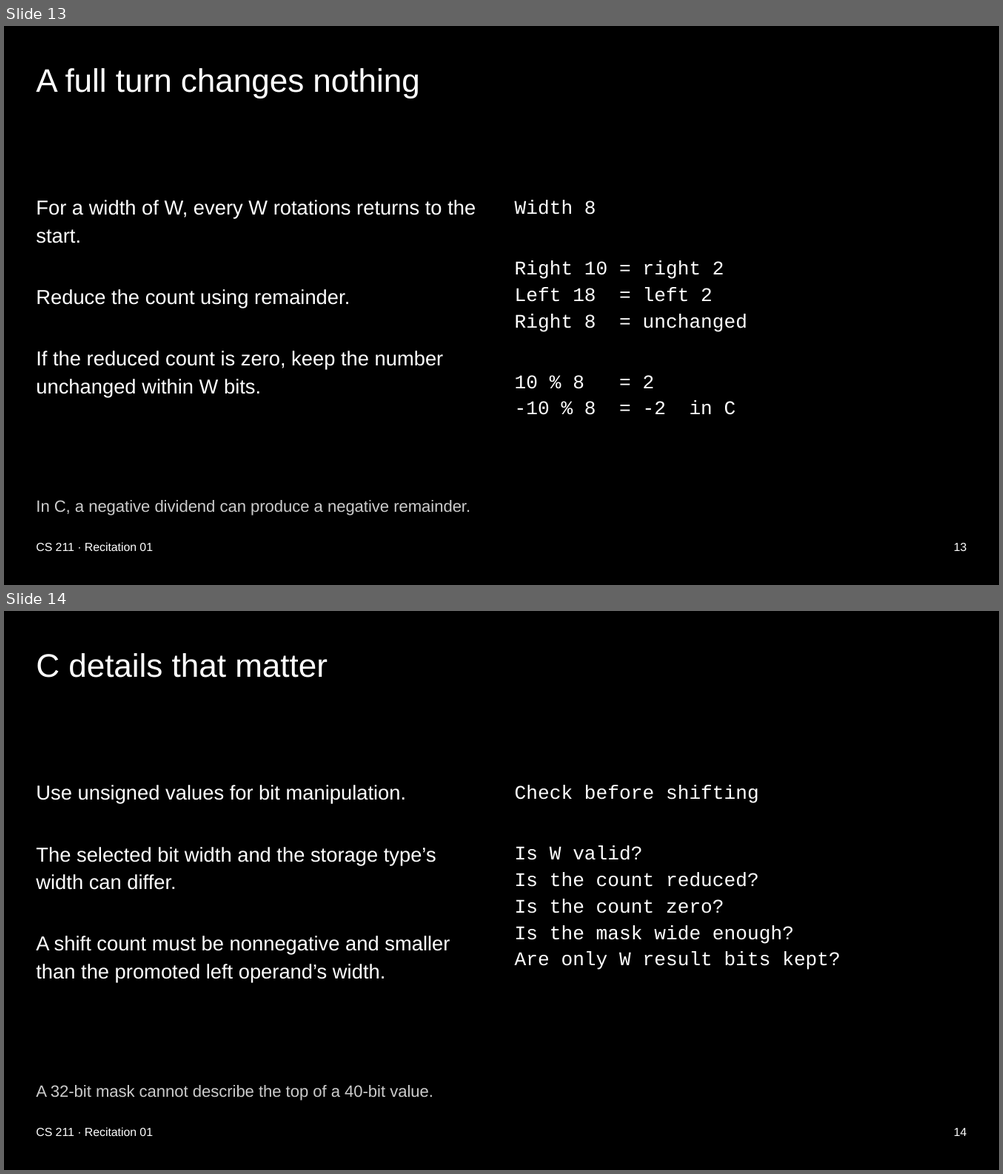
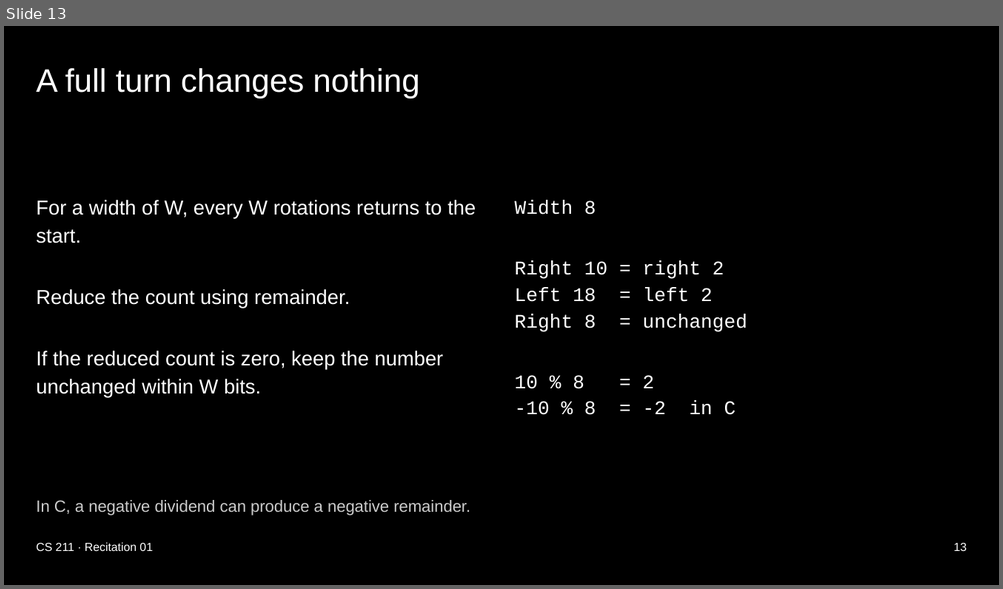
Before and after one commit to xsebby/portfolio, a slide deck: public/presentations/cs211-recitation-01.pptx. Shown one above the other, each under a label of ours: slides 13 and 14 before the commit, slide 13 after it. The pictures are 1003x1174 and 1003x589 pixels, drawn with LibreOffice and Linux fonts; fonts in the diff are those of the drawing. Boxes give left, top, right and bottom in pixels: in the first picture for what was removed or moved away, otherwise in the second. Text is boxed around its words. In the diff, an @@ line names an element or a change of style, - is before the commit and + after.

Commit message:
fix: put saved bits first in the rotation walkthroughs and drop the C details slide

```diff
--- a/public/presentations/cs211-recitation-01.pptx
+++ b/public/presentations/cs211-recitation-01.pptx
@@ slide 14 removed at (4, 611, 999, 1170), background #000000 @@
@@ title removed at (36, 653, 327, 678) @@
-C details that matter
@@ text removed at (36, 785, 449, 982) @@
-Use unsigned values for bit manipulation.
-The selected bit width and the storage type’s width can differ.
-A shift count must be nonnegative and smaller than the promoted left operand’s width.
@@ text removed at (515, 786, 840, 970) @@
-Check before shifting
-Is W valid?
-Is the count reduced?
-Is the count zero?
-Is the mask wide enough?
-Are only W result bits kept?
@@ text removed at (36, 1085, 433, 1101) @@
-A 32-bit mask cannot describe the top of a 40-bit value.
@@ text removed at (36, 1128, 153, 1136) @@
-CS 211 · Recitation 01
@@ text removed at (953, 1128, 967, 1136) @@
-14
```
Also in this commit, not shown: 4 slides changed, 1 other file.
